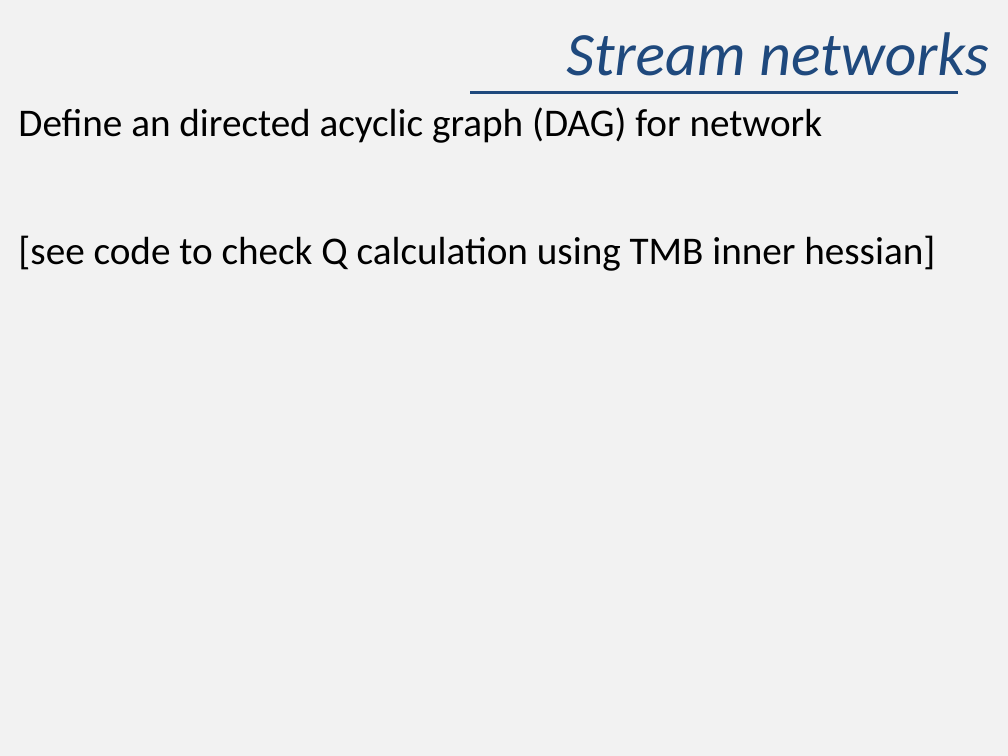
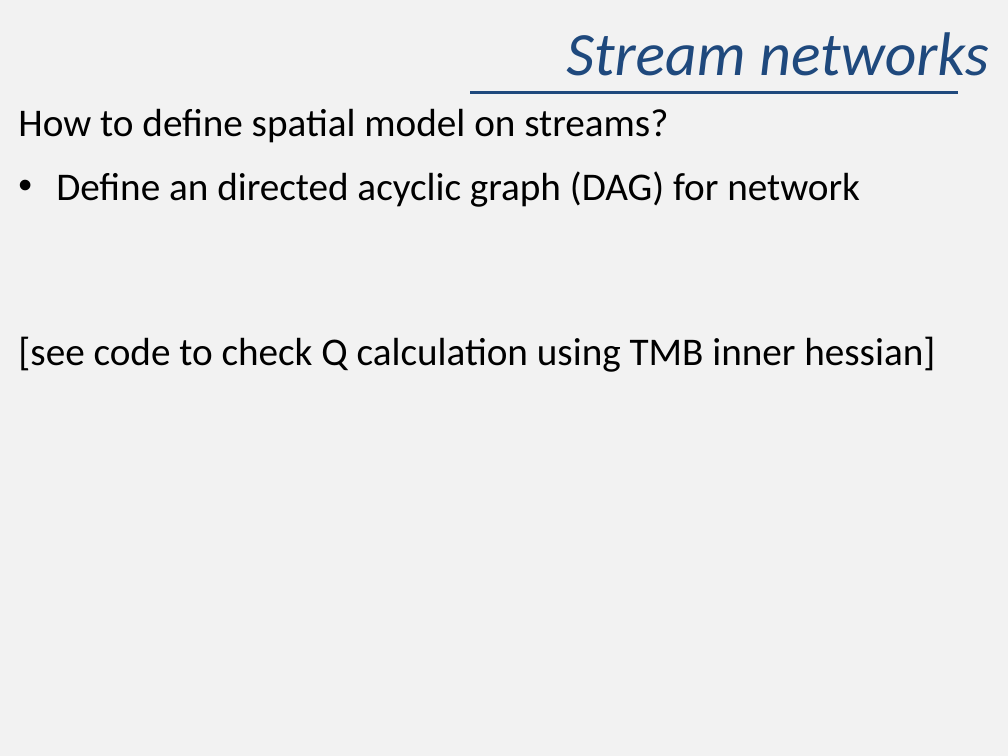
Before and after one commit to James-Thorson/2018_FSH556, a slide deck: slide 9 of Week 9 -- Movement and network models/Lecture 9/Lecture 9 -- stream network.pptx (slide 7 before the commit). Drawn at 1008x756 pixels with LibreOffice and Linux fonts; fonts in the diff are those of the drawing. Boxes give left, top, right and bottom in pixels: in the first picture for what was removed or moved away, otherwise in the second. Text is boxed around its words. In the diff, an @@ line names an element or a change of style, - is before the commit and + after.

Commit message:
added 3-pass depletion to stream-network example

```diff
--- a/Week 9 -- Movement and network models/Lecture 9/Lecture 9 -- stream network.pptx
+++ b/Week 9 -- Movement and network models/Lecture 9/Lecture 9 -- stream network.pptx
@@ text at [18,108,668,143]: paragraph added @@
+How to define spatial model on streams?
@@ text at [56,171,860,207]: bullet none to • @@
@@ text "[see code to check Q ...": place and size @@
-text "[see code to check Q ..." at [18,235,935,271]
+text "[see code to check Q ..." at [18,336,935,372]
```
Also in this commit, not shown: 4 other slides changed, 3 slides added, 2 other files.
